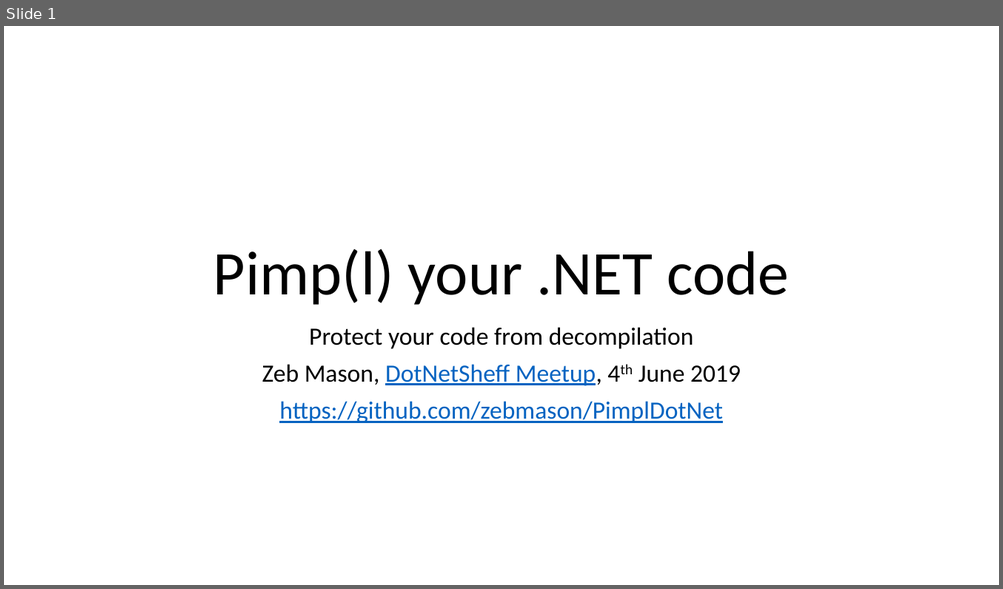
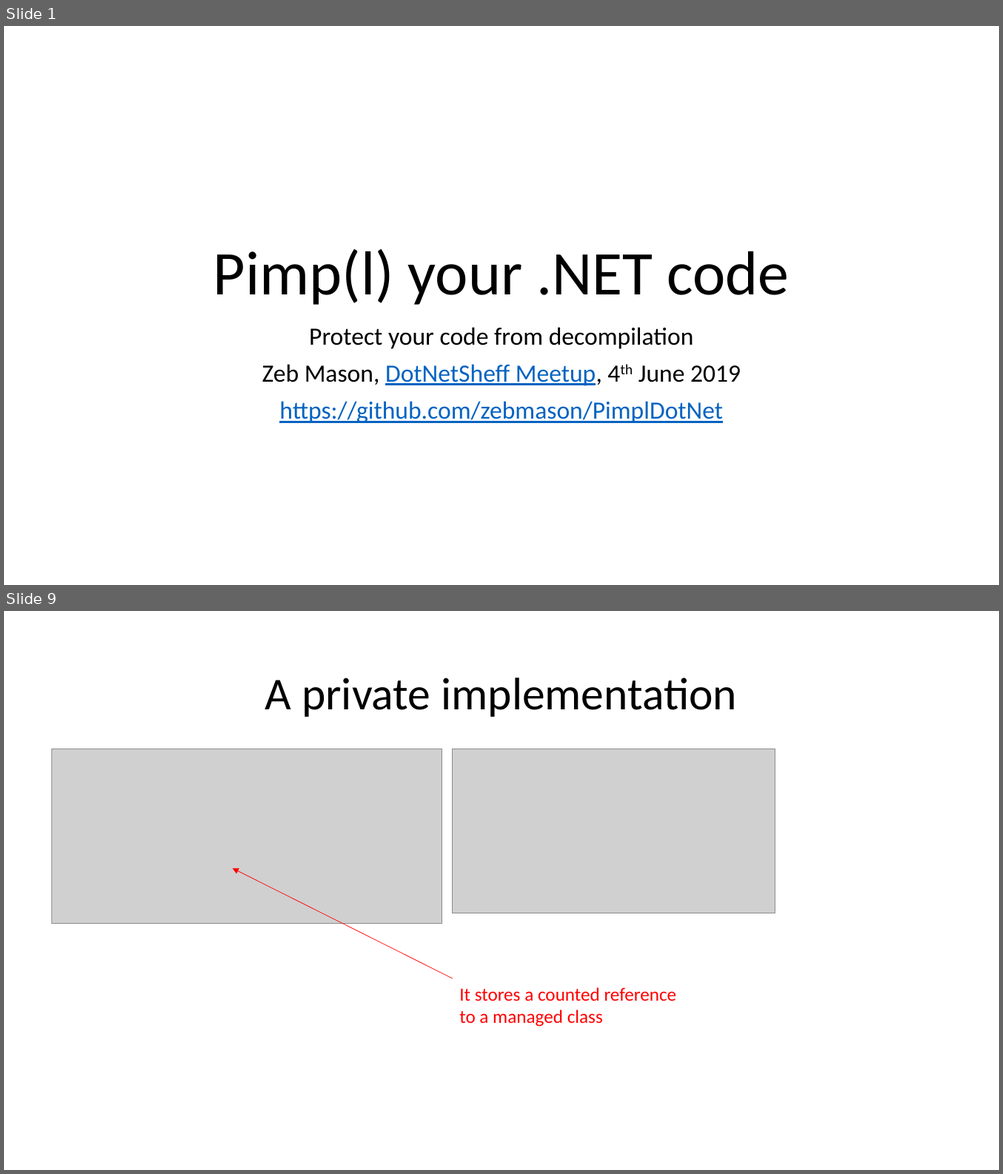
Before and after one commit to zebmason/PimplDotNet, a slide deck: PimplDotNet.pptx. Shown one above the other, each under a label of ours: slide 1 before the commit, slides 1 and 9 after it; the slides between them are not shown. The pictures are 1003x589 and 1003x1174 pixels, drawn with LibreOffice and Linux fonts; fonts in the diff are those of the drawing; grey boxes stand for pictures. Boxes give left, top, right and bottom in pixels: in the first picture for what was removed or moved away, otherwise in the second. Text is boxed around its words. In the diff, an @@ line names an element or a change of style, - is before the commit and + after.

```diff
--- a/PimplDotNet.pptx
+++ b/PimplDotNet.pptx
@@ slide 9 added at (x1=4, y1=611, x2=999, y2=1170), background #FFFFFF @@
@@ title added at (x1=265, y1=678, x2=737, y2=717), 44 pt, text #000000 @@
+A private implementation
@@ picture added at (x1=52, y1=749, x2=442, y2=923) @@
@@ picture added at (x1=452, y1=749, x2=775, y2=913) @@
@@ arrow added from (452, 979) to (233, 869), #FF0000 0.5 pt @@
@@ text added at (x1=459, y1=988, x2=677, y2=1027), 18 pt, text #FF0000 @@
+It stores a counted reference to a managed class
```
Also in this commit, not shown: 6 slides changed, 7 other slides added.
